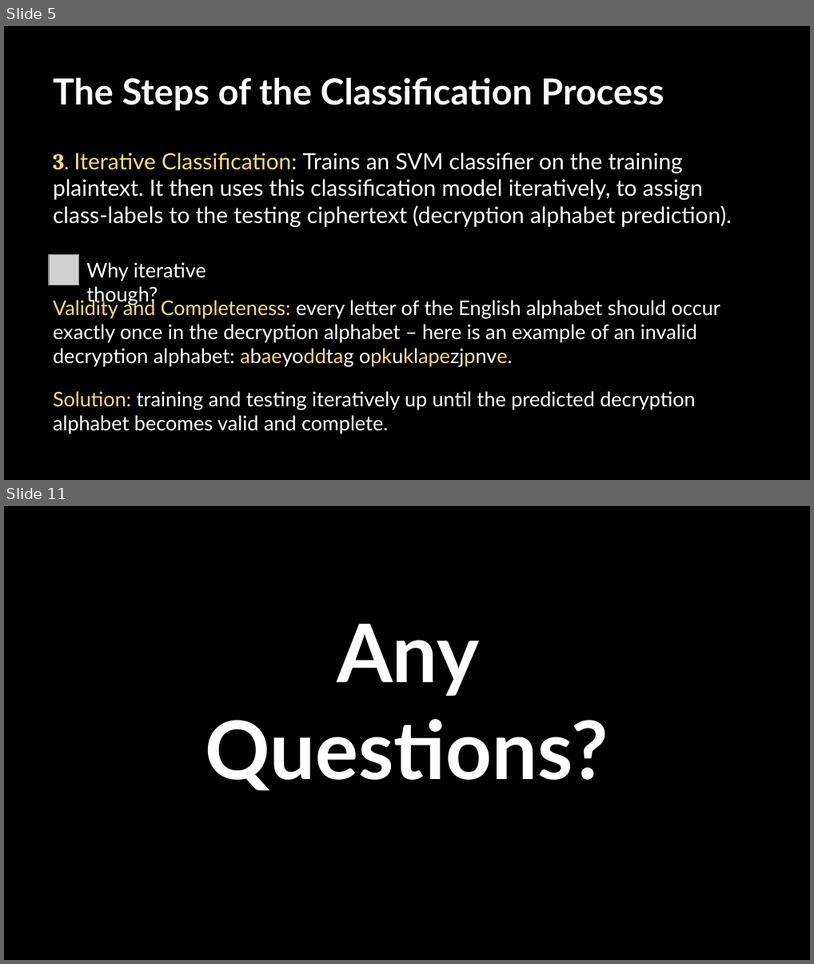
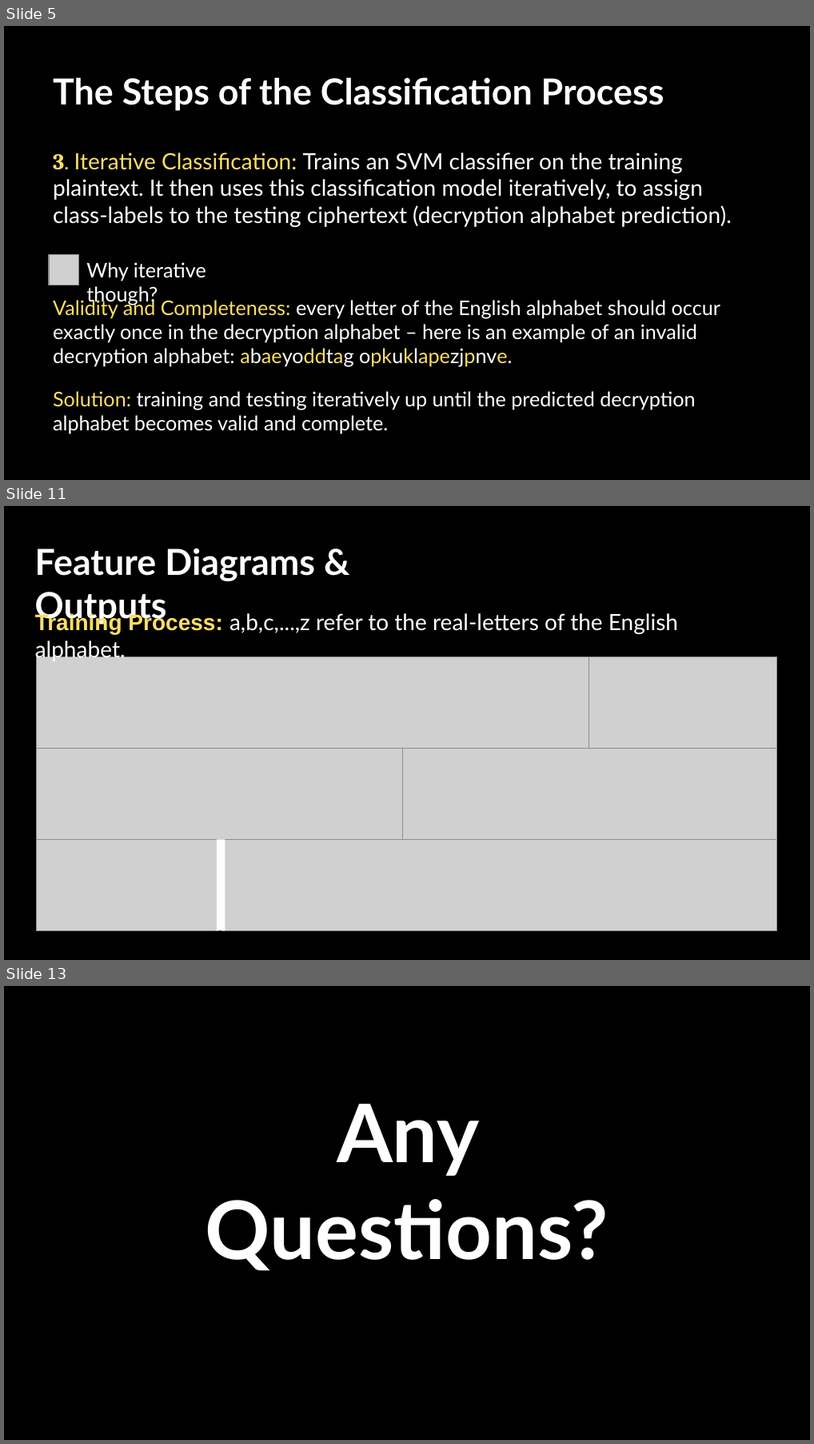
Before and after one commit to nataliakoliou/ML-Ciphertext-Decryption-Algorithm, a slide deck: project-presentation.pptx. Shown one above the other, each under a label of ours: slides 5 and 11 before the commit, slides 5, 11 and 13 after it; the slides between them are not shown. The pictures are 814x964 and 814x1444 pixels, drawn with LibreOffice and Linux fonts; fonts in the diff are those of the drawing; grey boxes stand for pictures. Boxes give left, top, right and bottom in pixels: in the first picture for what was removed or moved away, otherwise in the second. Text is boxed around its words. In the diff, an @@ line names an element or a change of style, - is before the commit and + after.

```diff
--- a/project-presentation.pptx
+++ b/project-presentation.pptx
@@ slide 11 added at box(4, 506, 810, 960), background #000000 @@
@@ text added at box(35, 548, 315, 625), 32 pt, text #FFFFFF, bold @@
+Feature Diagrams & Outputs
@@ text added at box(35, 612, 678, 634), 20 pt, text #FFFFFF @@
+Training Process: a,b,c,...,z refer to the real-letters of the English alphabet.
@@ picture added at box(36, 656, 590, 748) @@
@@ picture added at box(590, 656, 778, 748) @@
@@ picture added at box(36, 748, 403, 839) @@
@@ picture added at box(402, 748, 778, 839) @@
@@ picture added at box(36, 839, 218, 930) @@
@@ rectangle added at box(217, 839, 226, 930), fill #FFFFFF @@
@@ picture added at box(222, 839, 778, 930) @@
@@ what was slide 11 is now slide 13 @@
```
Also in this commit, not shown: 5 slides changed, 1 other slide added.
